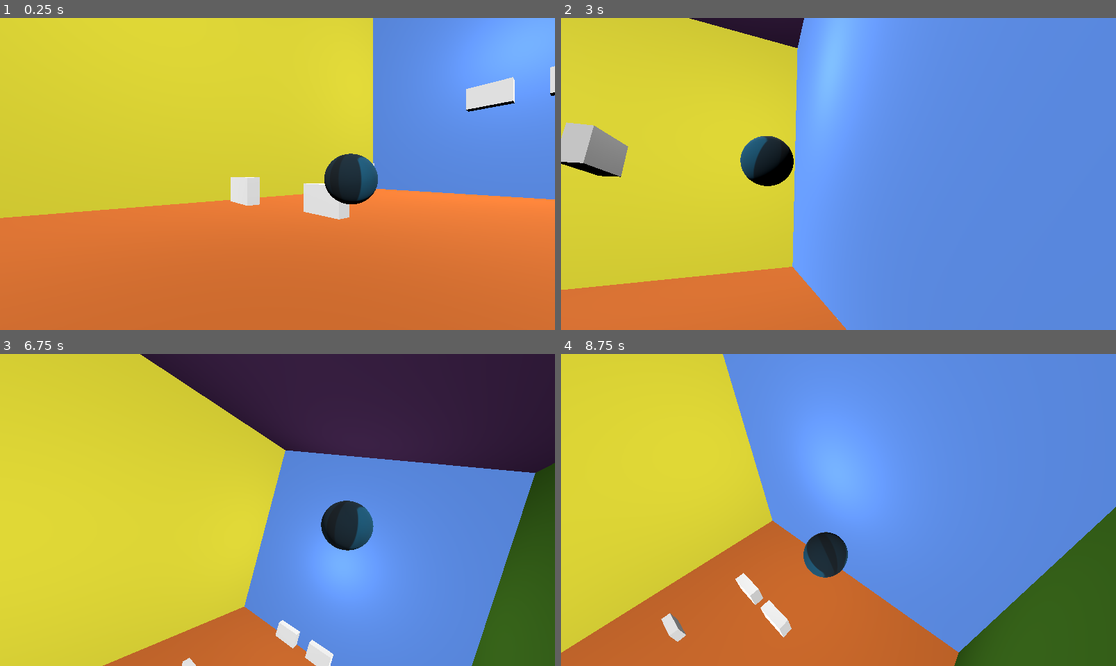
Above: before the commit, frames 1-4 (two rows, left to right).
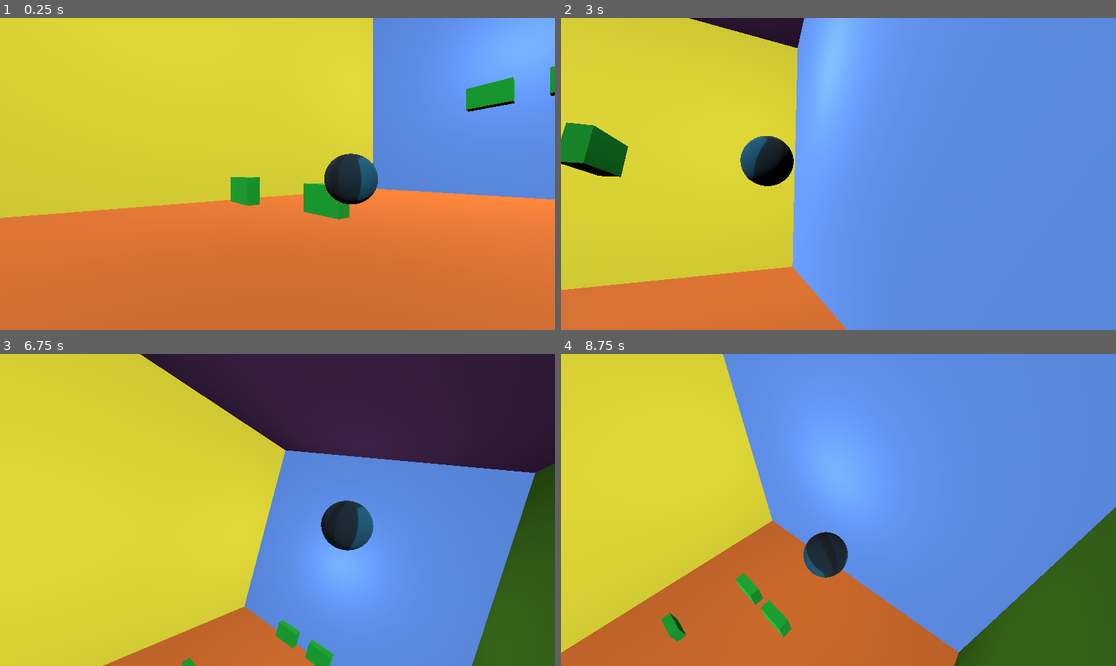
Above: after the commit, the same moments.

Repository: Mangochicken13/MangoPirateJam16
Game: Godot game, scene res://test_scene_2.tscn
Same seed, same stepped clock (60 frames per second), same inputs: the game is played once before the commit and once after it. The engine's default icon, where the game draws it, is replaced by a stand-in: a white triangle on a blue panel in a dark square.
Inputs (mouse positions are in pixels of both pictures, inside the frame that each line leads up to):
- Up to frame 1 (0.25 s): no input
- Up to frame 2 (3 s): tap Enter (ui_accept) at 0.5, 0.77, 1.52 s; move the mouse to (960, 158) at 0.52 s; hold D (turn_right) 0.53-1.28 s; hold F 0.53-1.28 s; click (960, 158) at 0.67 s; move the mouse to (727, 189) at 1.27 s; hold W (turn_down) 1.28-2.03 s; tap Q at 1.35 s; move the mouse to (894, 105) at 2.02 s; hold D (turn_right) 2.03-2.78 s; tap Space at 2.1 s; move the mouse to (810, 236) at 2.77 s; hold S (turn_up) from 2.78 s (still down); tap F at 2.85 s; click (810, 236) at 2.92 s
- Up to frame 3 (6.75 s): tap Enter (ui_accept) at 3.02, 3.77, 4.52, 6.02 s; move the mouse to (444, 556) at 3.52 s; release S (turn_up) at 3.53 s; hold Q 3.53-4.28 s; hold A (turn_left) 3.53-5.03 s; move the mouse to (111, 463) at 4.27 s; tap Space at 4.35, 6.6 s; move the mouse to (305, 510) at 5.02 s; hold W (turn_down) 5.03-5.78 s; hold F 5.03-5.78 s; click (305, 510) at 5.17 s; move the mouse to (194, 432) at 5.77 s; hold D (turn_right) 5.78-6.53 s; tap Q at 5.85 s; move the mouse to (399, 494) at 6.52 s; hold S (turn_up) from 6.53 s (still down)
- Up to frame 4 (8.75 s): tap Enter (ui_accept) at 6.77, 7.52 s; move the mouse to (727, 525) at 7.27 s; release S (turn_up) at 7.28 s; hold D (turn_right) 7.28-8.03 s; tap F at 7.35 s; click (727, 525) at 7.42 s; move the mouse to (894, 441) at 8.02 s; hold W (turn_down) from 8.03 s (still down); hold Q from 8.03 s (still down)

The runs differ from the first frame. In frame 1, 1.8% of the frame differs, in the area x 41-100%, y 15-65%; in frame 2, 1.4%; in frame 3, 0.6%; in frame 4, 0.7%.

Commit message:
Update Breakable walls
Now using a gradient to determine the health indicator colour

Diff:
--- a/you-are-the-weapon/Components/Walls/breakable_wall.gd
+++ b/you-are-the-weapon/Components/Walls/breakable_wall.gd
@@ -7,30 +7,44 @@
 @export var defence: float = 0
 @export var damage_reduction: float = 0
 
+@export var health_gradient: Gradient
 @export var crack_noise: Resource
 
-var max_health_color: Color = Color.WEB_GREEN
-var min_health_color: Color = Color.DARK_RED
 
 func _ready() -> void:
 	super._ready()
 	max_health = health
 	# Breakable Walls
 	collision_layer = 4
+	_update_color()
 
 
-func _damage(incoming_damage: float) -> float:
+## Returns the final damage dealt after damage reduction and defence
+func _deal_damage(incoming_damage: float) -> float:
+
 	var final_damage = incoming_damage * (1 - damage_reduction)
 	final_damage = final_damage - defence
+
 	health = health - final_damage
+
 	_update_cracks()
+	if health <= 0:
+		_destroy()
+
 	_update_color()
+
 	return final_damage
 
 func _update_color() -> void:
-	mesh_material.set("albedo_color", lerp(max_health_color, min_health_color, health/max_health))
+	# there has to be a better method to change the color of the texture right?
+	mesh_material.set("albedo_color", health_gradient.sample(1 - health/max_health))
 
 
 func _update_cracks() -> void:
 	# call function to make crack/debri particles
 	pass
+
+func _destroy() -> void:
+	queue_free()
+	#shatter into pieces, still bounce off of the last hit though
+	pass
--- a/you-are-the-weapon/Components/Walls/breakable_wall.tscn
+++ b/you-are-the-weapon/Components/Walls/breakable_wall.tscn
@@ -1,7 +1,8 @@
-[gd_scene load_steps=6 format=3 uid="uid://37702wvtpjm6"]
+[gd_scene load_steps=7 format=3 uid="uid://37702wvtpjm6"]
 
 [ext_resource type="Script" path="res://Components/Walls/breakable_wall.gd" id="1_7jxn8"]
 [ext_resource type="FastNoiseLite" uid="uid://t62yaaxyjx8e" path="res://Components/Walls/wall_crack_noise.tres" id="2_ko5f1"]
+[ext_resource type="Gradient" uid="uid://b0110vjwm62cs" path="res://Components/Walls/health_gradient.tres" id="2_ogmrn"]
 
 [sub_resource type="StandardMaterial3D" id="StandardMaterial3D_gmtlg"]
 resource_local_to_scene = true
@@ -22,6 +23,7 @@
 collision_layer = 4
 collision_mask = 3
 script = ExtResource("1_7jxn8")
+health_gradient = ExtResource("2_ogmrn")
 crack_noise = ExtResource("2_ko5f1")
 
 [node name="MeshInstance3D" type="MeshInstance3D" parent="."]
--- /dev/null
+++ b/you-are-the-weapon/Components/Walls/health_gradient.tres
@@ -0,0 +1,6 @@
+[gd_resource type="Gradient" format=3 uid="uid://b0110vjwm62cs"]
+
+[resource]
+interpolation_color_space = 2
+offsets = PackedFloat32Array(0.1222, 0.578411, 0.959267)
+colors = PackedColorArray(0, 0.662552, 0.169646, 1, 0.893348, 0.549913, 3.85046e-07, 1, 1, 0.113252, 0.231016, 1)
